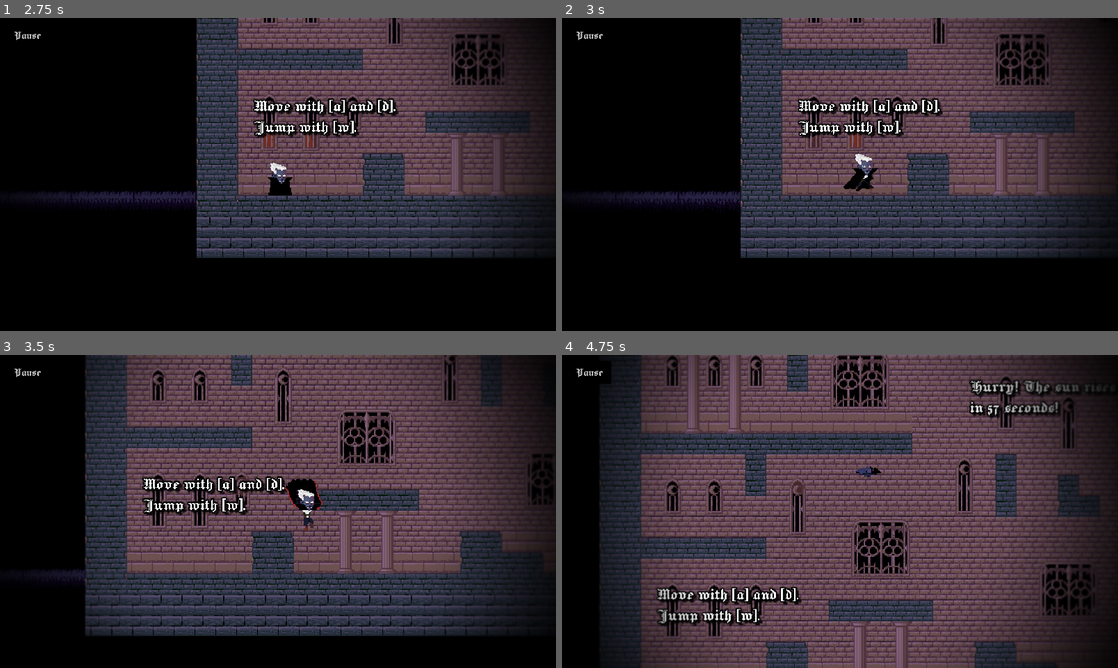
Above: before the commit, frames 1-4 (two rows, left to right).
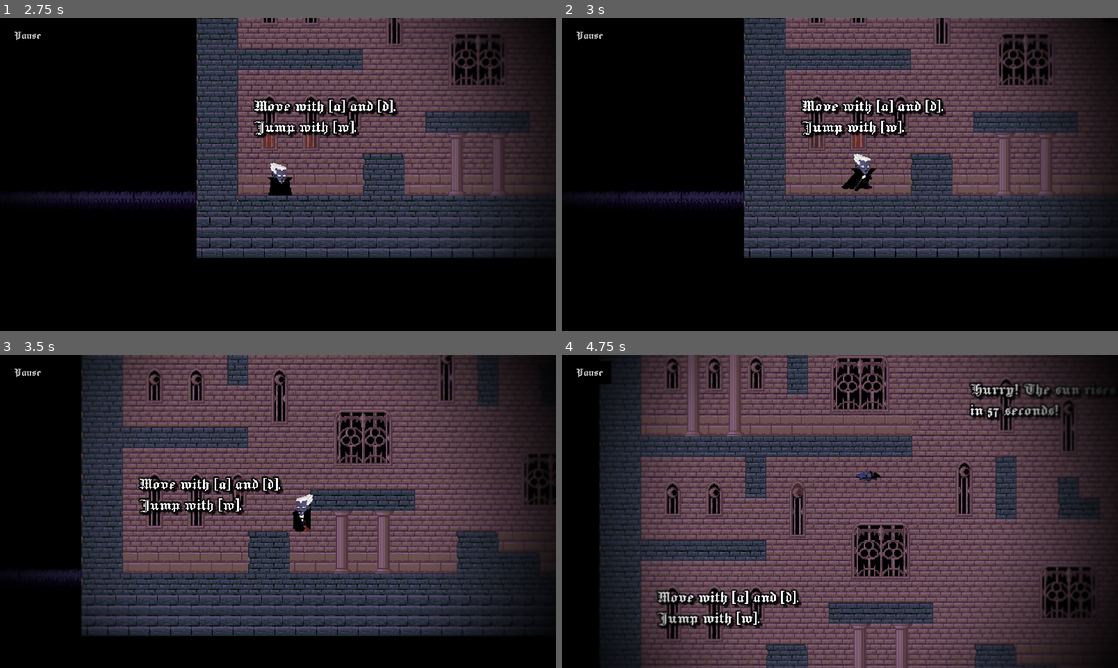
Above: after the commit, the same moments.

Repository: Agecaf/gmtk26-jamgame
Game: Godot game, scene res://main.tscn
Same seed, same stepped clock (60 frames per second), same inputs: the game is played once before the commit and once after it.
Inputs:
- Up to frame 1 (2.75 s): click "New Game" at 0.5 s; click "Continue" at 1.25 s; tap Enter (ui_accept) at 2 s; hold D (right) from 2.03 s (still down); hold S (crouch) from 2.03 s (still down); tap W (jump) at 2.27 s
- Up to frame 2 (3 s): keep holding D (right); tap Enter (ui_accept) at 2.75 s; release S (crouch) at 2.78 s; tap Backspace at 2.85 s
- Up to frame 3 (3.5 s): keep holding D (right); tap W (jump) at 3.02 s
- Up to frame 4 (4.75 s): release D (right) at 3.53 s; hold A (left) 3.53-4.28 s; tap Delete at 3.6 s; hold D (right) from 4.28 s (still down); tap Keypad Enter at 4.35 s; tap W (jump) at 4.52 s

Frame 1 is identical in both runs. In frame 2, 11% of the frame differs, in the area x 13-93%, y 0-77%; in frame 3, 16%; in frame 4, 47%, in the area x 6-98%, y 0-100%.

Commit message:
Ease into changing run speeds as with air/glide speeds

Diff:
--- a/game/player/player.gd
+++ b/game/player/player.gd
@@ -50,6 +50,7 @@
 @export_range(0.005, 0.01, 0.001) var glide_fall_speed_decay_rate: float = 0.008
 @export_range(0.005, 0.01, 0.001) var bat_glide_fall_speed_decay_rate: float = 0.008
 
+@export_range(0.005, 0.05, 0.005) var run_speed_change_rate: float = 0.02
 @export_range(0.005, 0.05, 0.005) var air_speed_change_rate: float = 0.015
 @export_range(0.001, 0.01, 0.001) var glide_air_speed_change_rate: float = 0.004
 @export_range(0.001, 0.01, 0.001) var bat_glide_air_speed_change_rate: float = 0.004
--- a/game/player/player_motion.gd
+++ b/game/player/player_motion.gd
@@ -67,7 +67,7 @@
 		var move_right: int = 1 if Input.is_action_pressed(&'right') else 0
 
 		if player.is_on_floor():
-			player.velocity.x = player.run_speed * (move_right - move_left)
+			player.velocity.x = lerp(player.velocity.x, player.run_speed * (move_right - move_left), exp(-delta / player.run_speed_change_rate))
 
 		else:
 			var air_speed_change_rate: float = (
